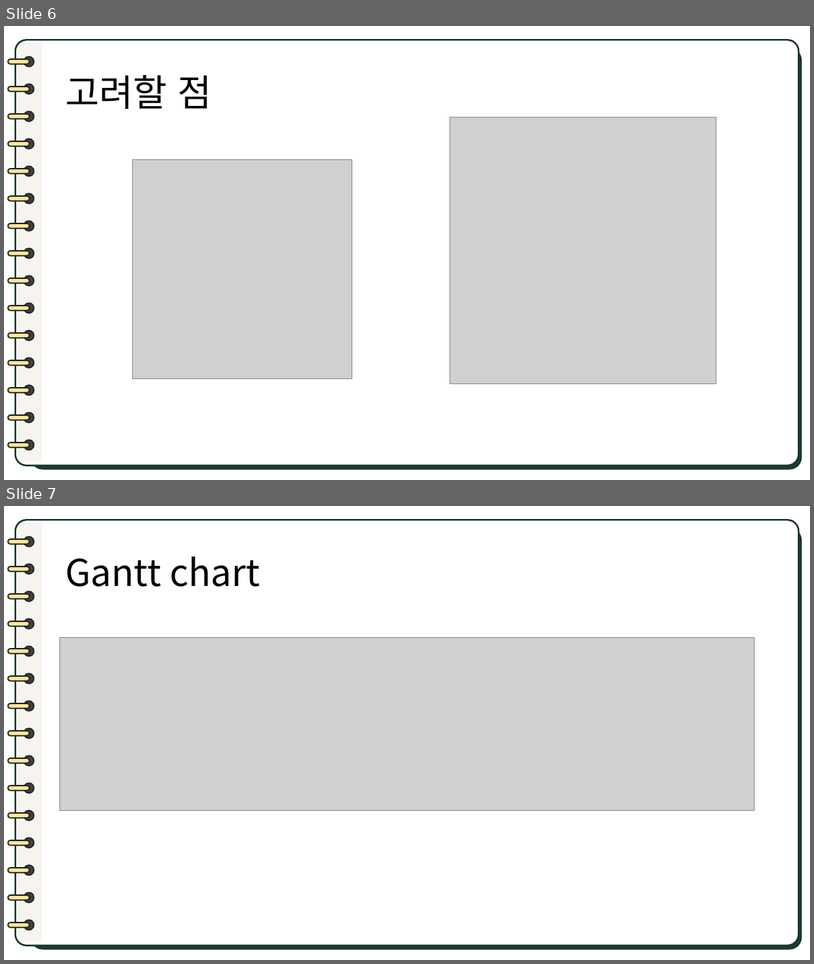
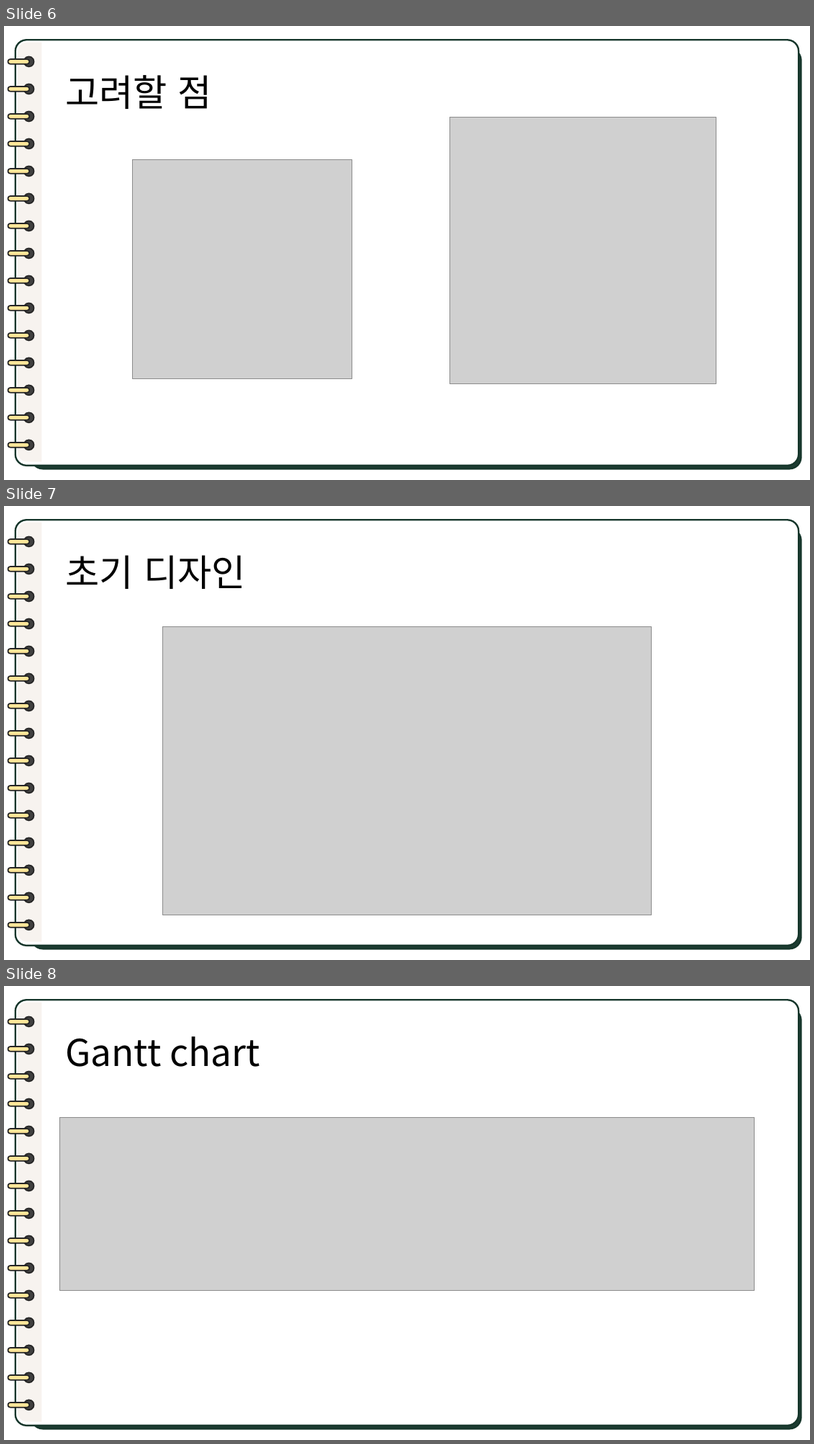
Before and after one commit to binn328/IoT_Project, a slide deck: IoT_PPT.pptx. Shown one above the other, each under a label of ours: slides 6 and 7 before the commit, slides 6, 7 and 8 after it. The pictures are 814x964 and 814x1444 pixels, drawn with LibreOffice and Linux fonts; fonts in the diff are those of the drawing; grey boxes stand for pictures. Boxes give left, top, right and bottom in pixels: in the first picture for what was removed or moved away, otherwise in the second. Text is boxed around its words. In the diff, an @@ line names an element or a change of style, - is before the commit and + after.

Commit message:
Update IoT_PPT.pptx
오타 수정, 초기 디자인 추가

```diff
--- a/IoT_PPT.pptx
+++ b/IoT_PPT.pptx
@@ slide 7 added at (4, 506, 810, 960), background #FFFFFF; not listed: 33 template elements that a slide beside it also shows @@
@@ title added at (65, 555, 246, 589), 44 pt, text #000000 @@
+초기 디자인
@@ picture added at (163, 627, 652, 915) @@
@@ what was slide 7 is now slide 8 @@
```
Also in this commit, not shown: 3 slides changed.
